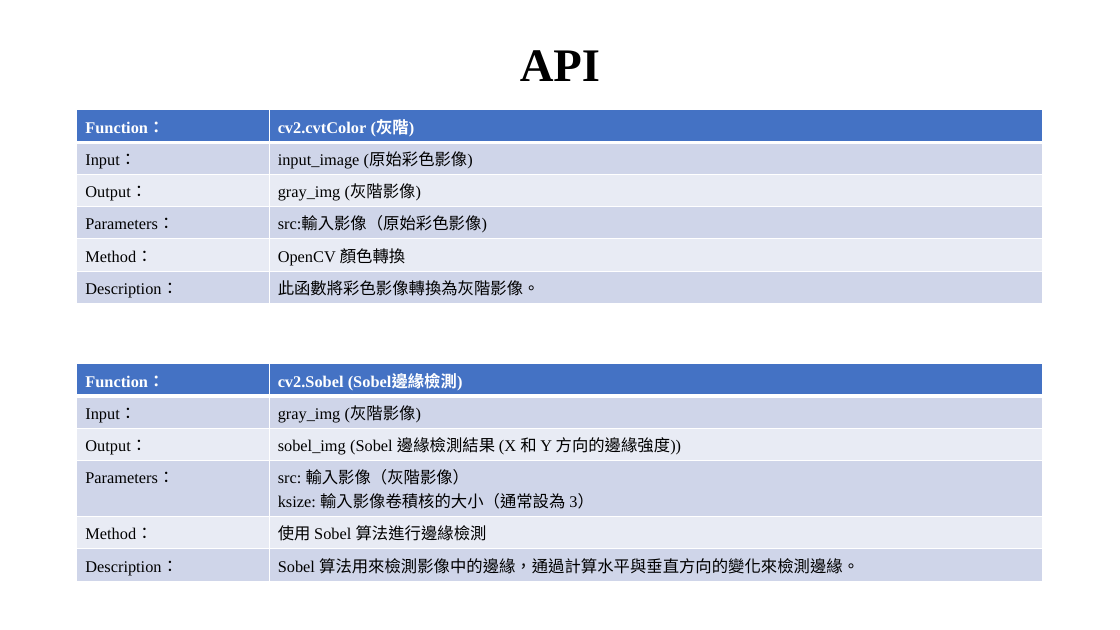
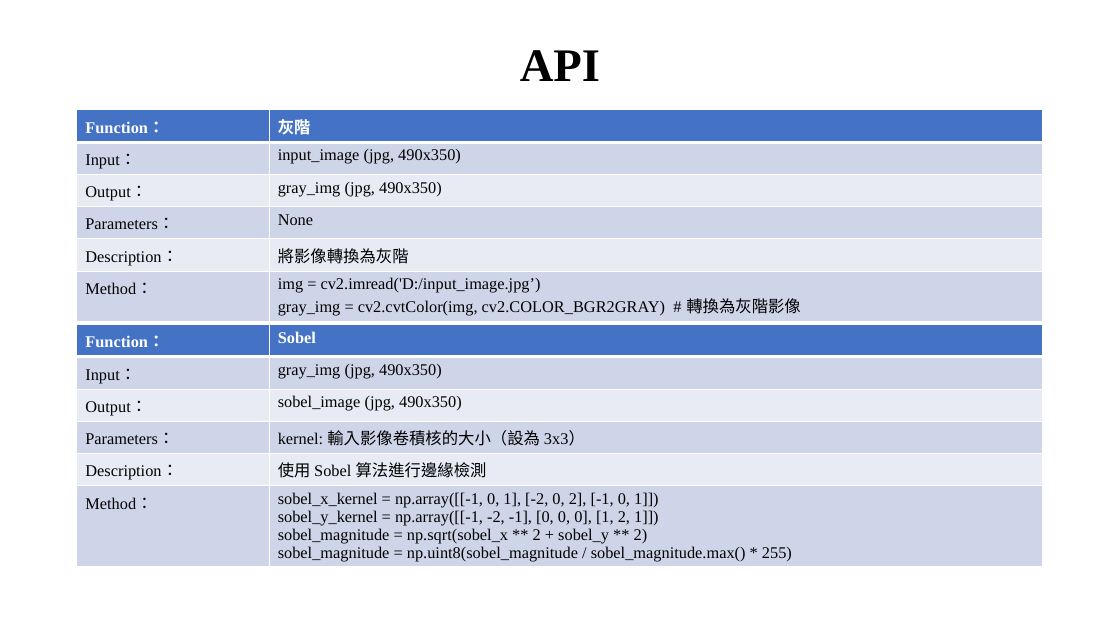
Before and after one commit to xup6tp6u4/Image-processing, a slide deck: slide 5 of 馬路分割_F112112136_林宸毅.pptx (slide 7 before the commit). Drawn at 1120x630 pixels with LibreOffice and Linux fonts; fonts in the diff are those of the drawing; background and template pictures are left out. Boxes give left, top, right and bottom in pixels: in the first picture for what was removed or moved away, otherwise in the second. Text is boxed around its words. In the diff, an @@ line names an element or a change of style, - is before the commit and + after.

Commit message:
嵌入式影像處理-馬路分割

```diff
--- a/馬路分割_F112112136_林宸毅.pptx
+++ b/馬路分割_F112112136_林宸毅.pptx
@@ table at bbox=[77, 110, 1044, 320] @@
-row 1, column 2: cv2.cvtColor (灰階)
+row 1, column 2: 灰階
-row 2, column 2: input_image (原始彩色影像)
+row 2, column 2: input_image (jpg, 490x350)
-row 3, column 2: gray_img (灰階影像)
+row 3, column 2: gray_img (jpg, 490x350)
-row 4, column 2: src:輸入影像（原始彩色影像)
+row 4, column 2: None
-row 5, column 1: Method：
+row 5, column 1: Description：
-row 5, column 2: OpenCV 顏色轉換
+row 5, column 2: 將影像轉換為灰階
-row 6, column 1: Description：
+row 6, column 1: Method：
-row 6, column 2: 此函數將彩色影像轉換為灰階影像。
+row 6, column 2: img = cv2.imread('D:/input_image.jpg’) / gray_img = cv2.cvtColor(img, cv2.COLOR_BGR2GRAY) # 轉換為灰階影像
@@ table at bbox=[77, 324, 1044, 572] @@
-row 1, column 2: cv2.Sobel (Sobel邊緣檢測)
+row 1, column 2: Sobel
-row 2, column 2: gray_img (灰階影像)
+row 2, column 2: gray_img (jpg, 490x350)
-row 3, column 2: sobel_img (Sobel 邊緣檢測結果 (X 和 Y 方向的邊緣強度))
+row 3, column 2: sobel_image (jpg, 490x350)
-row 4, column 2: src: 輸入影像（灰階影像） / ksize: 輸入影像卷積核的大小（通常設為 3）
+row 4, column 2: kernel: 輸入影像卷積核的大小（設為 3x3）
-row 5, column 1: Method：
+row 5, column 1: Description：
-row 6, column 1: Description：
+row 6, column 1: Method：
-row 6, column 2: Sobel 算法用來檢測影像中的邊緣，通過計算水平與垂直方向的變化來檢測邊緣。
+row 6, column 2: sobel_x_kernel = np.array([[-1, 0, 1], [-2, 0, 2], [-1, 0, 1]]) / sobel_y_kernel = np.array([[-1, -2, -1], [0, 0, 0], [1, 2, 1]]) / sobel_magnitude = np.sqrt(sobel_x ** 2 + sobel_y ** 2) / sobel_magnitude = np.uint8(sobel_magnitude / sobel_magnitude.max() * 255)
@@ table: place and size @@
-table at bbox=[77, 364, 1044, 580]
+table at bbox=[77, 324, 1044, 572]
```
Also in this commit, not shown: 3 other slides changed, 4 slides removed.
